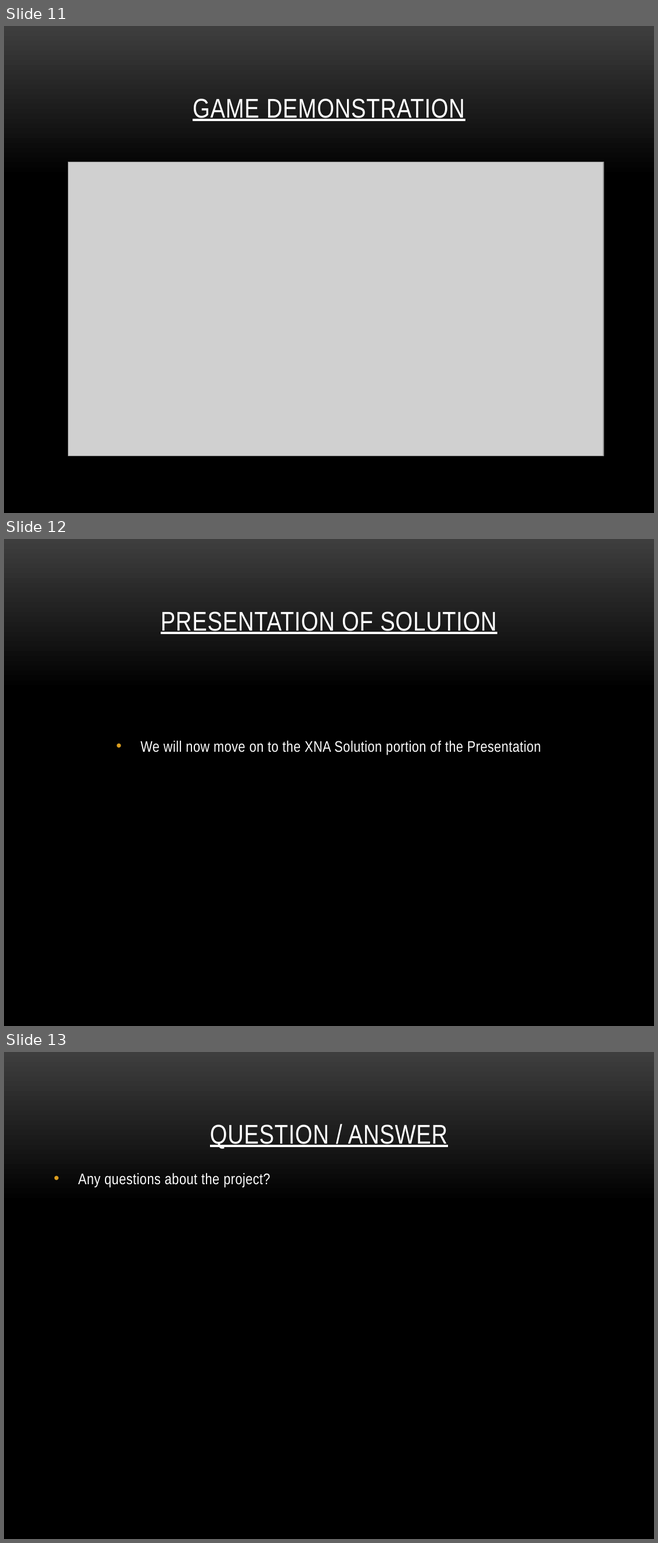
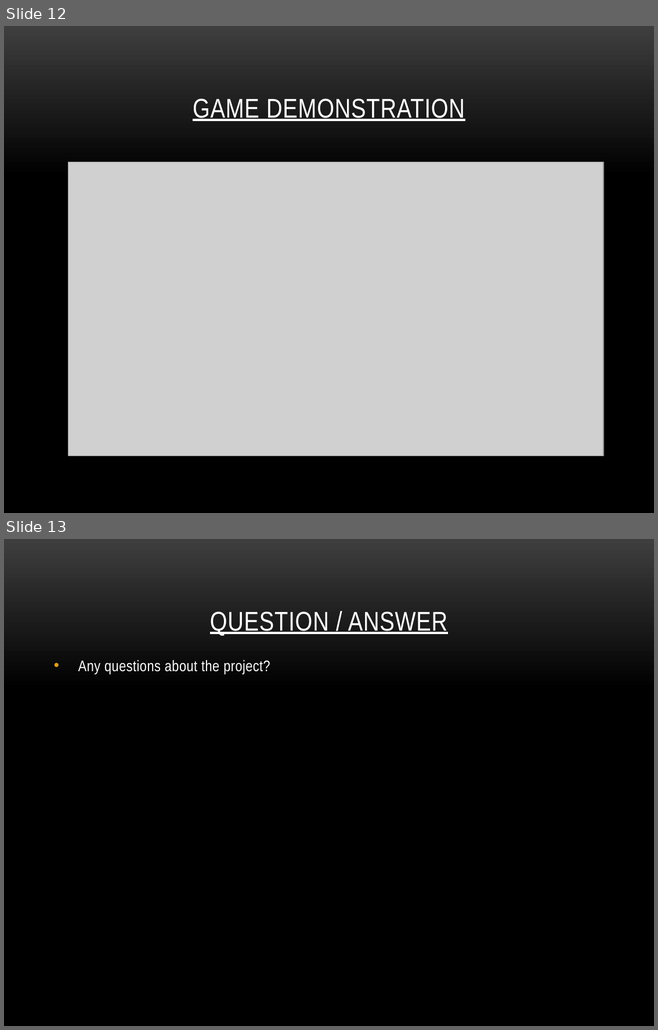
Before and after one commit to rpeacock/CaliphEtAl, a slide deck: Documentation/Flux of Souls final.pptx. Shown one above the other, each under a label of ours: slides 11, 12 and 13 before the commit, slides 12 and 13 after it. The pictures are 658x1543 and 658x1030 pixels, drawn with LibreOffice and Linux fonts; fonts in the diff are those of the drawing; grey boxes stand for pictures; background and template pictures are left out. Boxes give left, top, right and bottom in pixels: in the first picture for what was removed or moved away, otherwise in the second. Text is boxed around its words. In the diff, an @@ line names an element or a change of style, - is before the commit and + after.

```diff
--- a/Documentation/Flux of Souls final.pptx
+++ b/Documentation/Flux of Souls final.pptx
@@ slide 12 removed at <box>4,539,654,1026</box>, background picture (left out) @@
@@ title removed at <box>161,611,496,634</box> @@
-PRESENTATION OF SOLUTION
@@ text removed at <box>140,740,540,755</box> @@
-• We will now move on to the XNA Solution portion of the Presentation
@@ what was slide 11 is now slide 12 @@
```
Also in this commit, not shown: 1 slide changed, 1 slide added.
